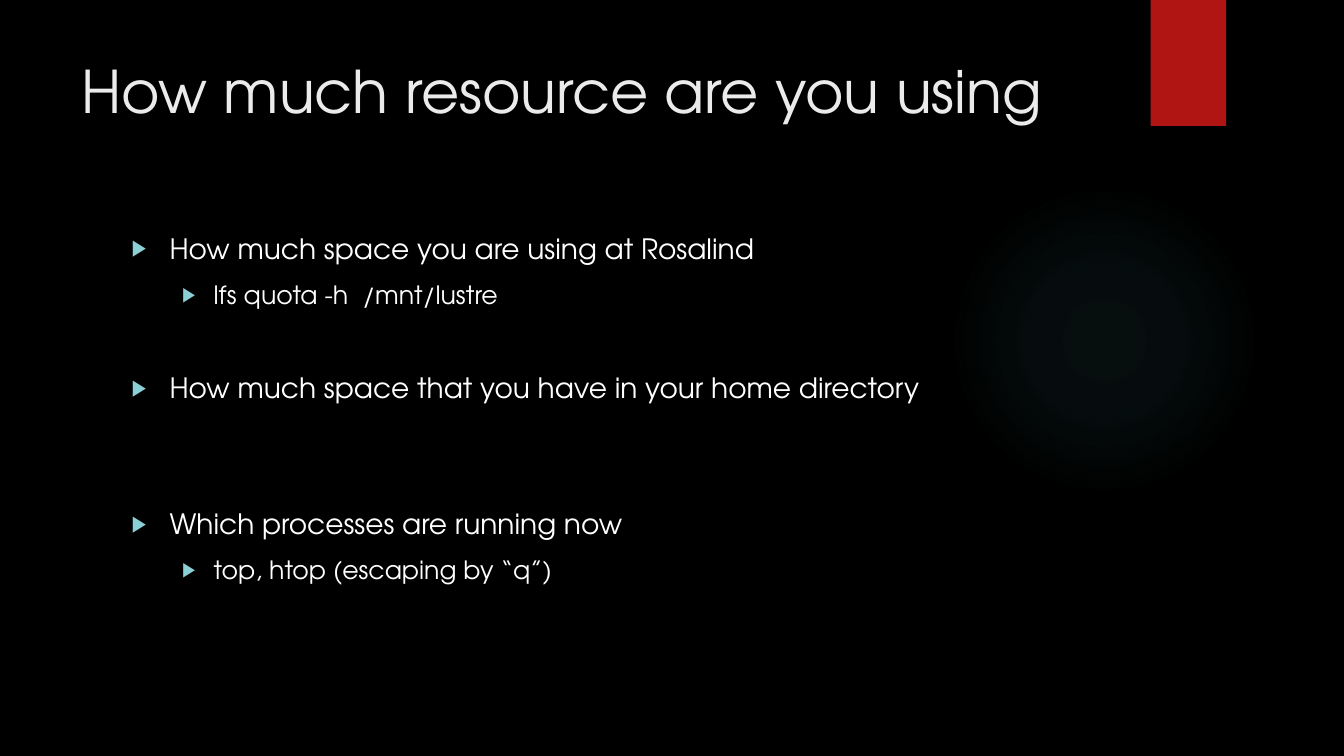
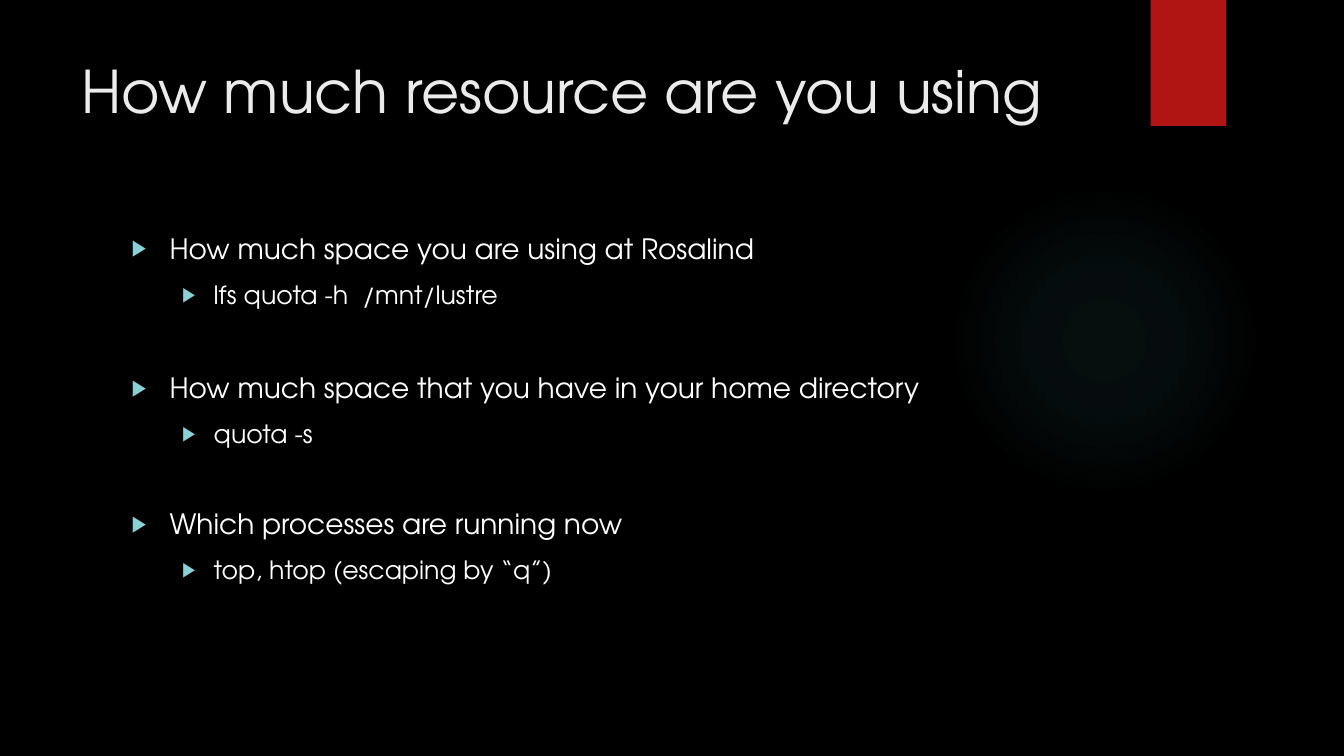
Before and after one commit to muharif/MicrobiomeKCL2020, a slide deck: slide 18 of IntroToLinux_Day2.pptx. Drawn at 1344x756 pixels with LibreOffice and Linux fonts; fonts in the diff are those of the drawing; background and template pictures are left out. Boxes give left, top, right and bottom in pixels: in the first picture for what was removed or moved away, otherwise in the second. Text is boxed around its words. In the diff, an @@ line names an element or a change of style, - is before the commit and + after.

```diff
--- a/IntroToLinux_Day2.pptx
+++ b/IntroToLinux_Day2.pptx
@@ text at (214, 424, 313, 448): paragraph added @@
+  ▶ quota -s
```
